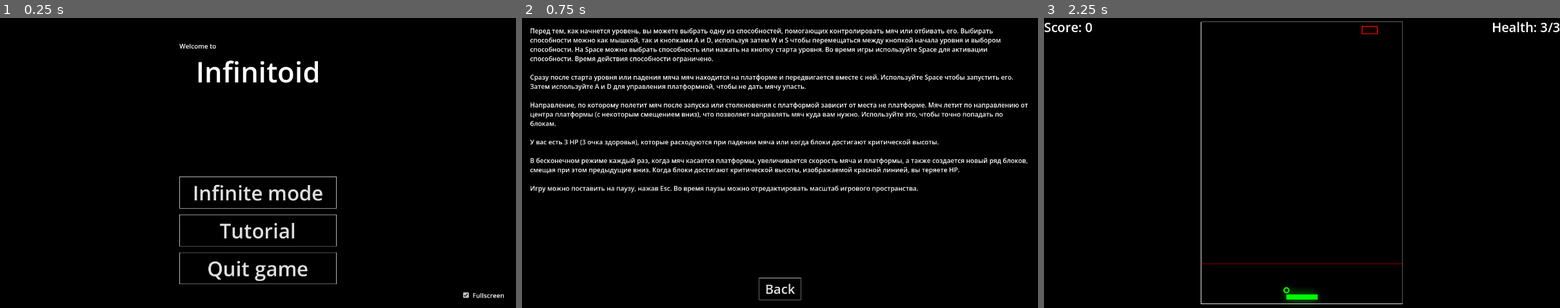
Above: before the commit, frames 1-3 (left to right).
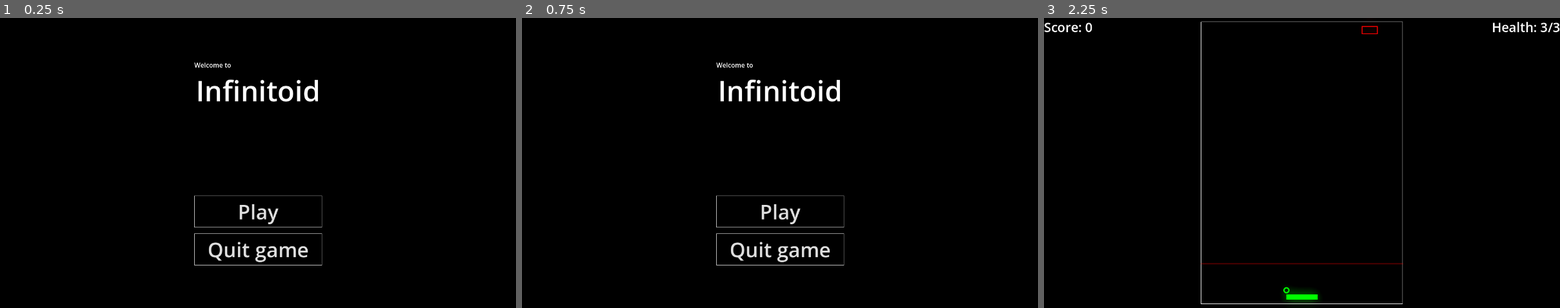
Above: after the commit, the same moments.

Repository: Germenzi/Infinitoid
Game: Godot game, scene res://scenes/main.tscn
The game is run twice, just before and just after one commit, with the same random seed, the same clock (stepped at 60 frames per second) and the same inputs.
Inputs (mouse positions are in pixels of both pictures, inside the frame that each line leads up to):
- Up to frame 1 (0.25 s): no input
- Up to frame 2 (0.75 s): click (780, 229) at 0.5 s, where only the run before the commit has a clickable "Tutorial"
- Up to frame 3 (2.25 s): click (1302, 287) at 1.25 s, where only the run before the commit has a clickable "Back"; click "Infinite mode" (after the commit: "Play") at 2 s

The runs differ from the first frame. In frame 1, 4.2% of the frame differs, in the area x 34-98%, y 8-97%; in frame 2, 11%, in the area x 1-99%, y 3-98%; in frame 3, nothing differs.

Commit message:
removed tutorial

Diff:
--- a/namespaces/ScenesNamespace.gd
+++ b/namespaces/ScenesNamespace.gd
@@ -4,4 +4,3 @@
 
 const MAIN_MENU_SCENE_PATH : String = "res://scenes/main.tscn"
 const GAME_SCENE_PATH : String = "res://scenes/arcanoid_game.tscn"
-const TUTORIAL_SCENE_PATH : String = "res://scenes/tutorial.tscn"
--- a/scenes/main.tscn
+++ b/scenes/main.tscn
@@ -13,14 +13,6 @@
 
 func _on_main_menu_ui_play_infinite_button_pressed() -> void:
 	get_tree().change_scene_to_file(ScenesNamespace.GAME_SCENE_PATH)
-
-
-func _on_fullscreen_checkbox_toggled(toggled_on: bool) -> void:
-	DisplayServer.window_set_mode(DisplayServer.WINDOW_MODE_FULLSCREEN if toggled_on else DisplayServer.WINDOW_MODE_WINDOWED)
-
-
-func _on_main_menu_ui_tutorial_button_pressed() -> void:
-	get_tree().change_scene_to_file(ScenesNamespace.TUTORIAL_SCENE_PATH)
 "
 
 [node name="Main" type="Node" unique_id=556780036]
@@ -29,22 +21,5 @@
 [node name="MainMenuUI" parent="." unique_id=858781240 instance=ExtResource("1_l2h6o")]
 mouse_filter = 1
 
-[node name="FullscreenCheckbox" type="CheckBox" parent="." unique_id=1318796372]
-anchors_preset = 3
-anchor_left = 1.0
-anchor_top = 1.0
-anchor_right = 1.0
-anchor_bottom = 1.0
-offset_left = -136.0
-offset_top = -47.0
-offset_right = -20.0
-offset_bottom = -16.0
-grow_horizontal = 0
-grow_vertical = 0
-button_pressed = true
-text = " Fullscreen "
-
 [connection signal="play_infinite_button_pressed" from="MainMenuUI" to="." method="_on_main_menu_ui_play_infinite_button_pressed"]
 [connection signal="quit_game_button_pressed" from="MainMenuUI" to="." method="_on_main_menu_ui_quit_game_button_pressed"]
-[connection signal="tutorial_button_pressed" from="MainMenuUI" to="." method="_on_main_menu_ui_tutorial_button_pressed"]
-[connection signal="toggled" from="FullscreenCheckbox" to="." method="_on_fullscreen_checkbox_toggled"]
--- a/scenes/main_menu_ui.tscn
+++ b/scenes/main_menu_ui.tscn
@@ -8,7 +8,6 @@
 
 signal play_infinite_button_pressed
 signal quit_game_button_pressed
-signal tutorial_button_pressed
 
 func _on_play_button_pressed() -> void:
 	play_infinite_button_pressed.emit()
@@ -16,10 +15,6 @@
 
 func _on_quit_game_button_pressed() -> void:
 	quit_game_button_pressed.emit()
-
-
-func _on_tutorial_button_pressed() -> void:
-	tutorial_button_pressed.emit()
 "
 
 [node name="MainMenuUI" type="Control" unique_id=123788492]
@@ -63,12 +58,7 @@
 [node name="PlayButton" type="Button" parent="VBoxContainer" unique_id=1613070114]
 layout_mode = 2
 theme_override_font_sizes/font_size = 50
-text = "  Infinite mode  "
-
-[node name="TutorialButton" type="Button" parent="VBoxContainer" unique_id=1754641859]
-layout_mode = 2
-theme_override_font_sizes/font_size = 50
-text = "Tutorial"
+text = " Play "
 
 [node name="QuitGameButton" type="Button" parent="VBoxContainer" unique_id=2104786063]
 layout_mode = 2
@@ -76,5 +66,4 @@
 text = "  Quit game  "
 
 [connection signal="pressed" from="VBoxContainer/PlayButton" to="." method="_on_play_button_pressed"]
-[connection signal="pressed" from="VBoxContainer/TutorialButton" to="." method="_on_tutorial_button_pressed"]
 [connection signal="pressed" from="VBoxContainer/QuitGameButton" to="." method="_on_quit_game_button_pressed"]
--- a/scenes/tutorial.tscn
+++ /dev/null
@@ -1,61 +0,0 @@
-[gd_scene load_steps=3 format=3 uid="uid://0ykgb8q1kkgo"]
-
-[ext_resource type="Theme" uid="uid://dmce53ilrrlem" path="res://main-theme.tres" id="1_fbkra"]
-
-[sub_resource type="GDScript" id="GDScript_26spk"]
-resource_name = "main"
-script/source = "extends Control
-
-func _on_back_buttton_pressed() -> void:
-	get_tree().change_scene_to_file(ScenesNamespace.MAIN_MENU_SCENE_PATH)
-"
-
-[node name="Tutorial" type="Control"]
-layout_mode = 3
-anchors_preset = 15
-anchor_right = 1.0
-anchor_bottom = 1.0
-grow_horizontal = 2
-grow_vertical = 2
-theme = ExtResource("1_fbkra")
-script = SubResource("GDScript_26spk")
-
-[node name="MarginContainer" type="MarginContainer" parent="."]
-layout_mode = 1
-anchors_preset = 15
-anchor_right = 1.0
-anchor_bottom = 1.0
-grow_horizontal = 2
-grow_vertical = 2
-theme_override_constants/margin_left = 20
-theme_override_constants/margin_top = 20
-theme_override_constants/margin_right = 20
-theme_override_constants/margin_bottom = 20
-
-[node name="VBoxContainer" type="VBoxContainer" parent="MarginContainer"]
-layout_mode = 2
-
-[node name="TutorialText" type="RichTextLabel" parent="MarginContainer/VBoxContainer"]
-layout_mode = 2
-size_flags_horizontal = 3
-size_flags_vertical = 3
-text = "Перед тем, как начнется уровень, вы можете выбрать одну из способностей, помогающих контролировать мяч или отбивать его. Выбирать способности можно как мышкой, так и кнопками A и D, используя затем W и S чтобы перемещаться между кнопкой начала уровня и выбором способности. На Space можно выбрать способность или нажать на кнопку старта уровня. Во время игры используйте Space для активации способности. Время действия способности ограничено.
-
-Сразу после старта уровня или падения мяча мяч находится на платформе и передвигается вместе с ней. Используйте Space чтобы запустить его. Затем используйте A и D для управления платформной, чтобы не дать мячу упасть.
-
-Направление, по которому полетит мяч после запуска или столкновения с платформой зависит от места не платформе. Мяч летит по направлению от центра платформы (с некоторым смещением вниз), что позволяет направлять мяч куда вам нужно. Используйте это, чтобы точно попадать по блокам.
-
-У вас есть 3 HP (3 очка здоровья), которые расходуются при падении мяча или когда блоки достигают критической высоты.
-
-В бесконечном режиме каждый раз, когда мяч касается платформы, увеличивается скорость мяча и платформы, а также создается новый ряд блоков, смещая при этом предыдущие вниз. Когда блоки достигают критической высоты, изображаемой красной линией, вы теряете HP.
-
-Игру можно поставить на паузу, нажав Esc. Во время паузы можно отредактировать масштаб игрового пространства."
-
-[node name="BackButtton" type="Button" parent="MarginContainer/VBoxContainer"]
-layout_mode = 2
-size_flags_horizontal = 4
-size_flags_vertical = 0
-theme_override_font_sizes/font_size = 32
-text = " Back "
-
-[connection signal="pressed" from="MarginContainer/VBoxContainer/BackButtton" to="." method="_on_back_buttton_pressed"]
